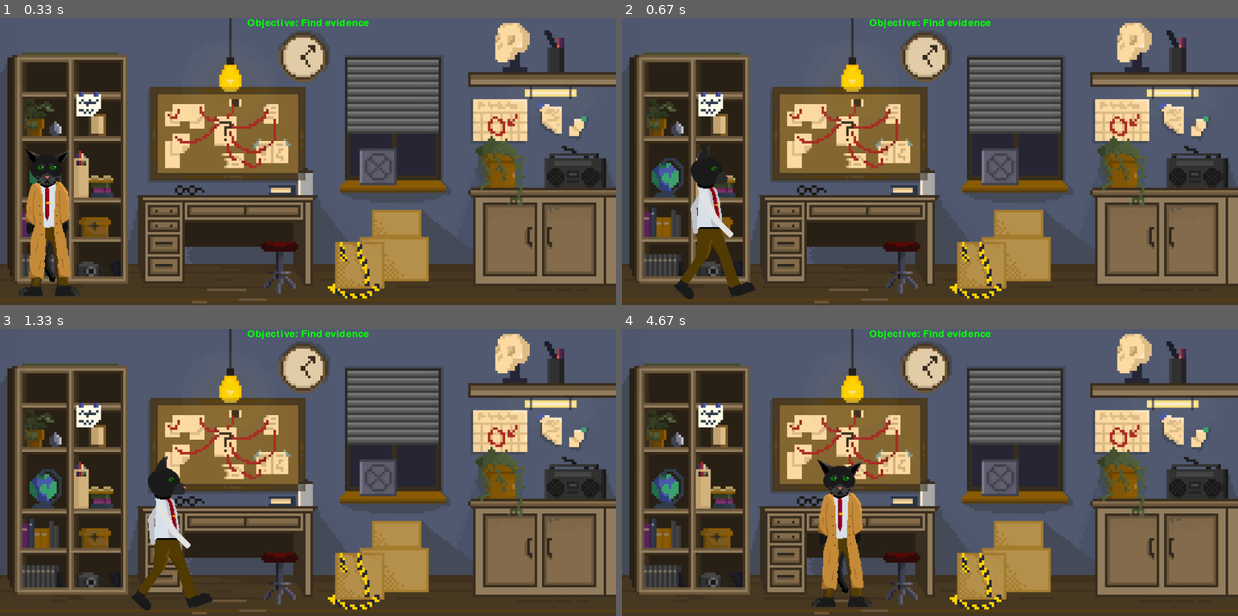
Above: before the commit, frames 1-4 (two rows, left to right).
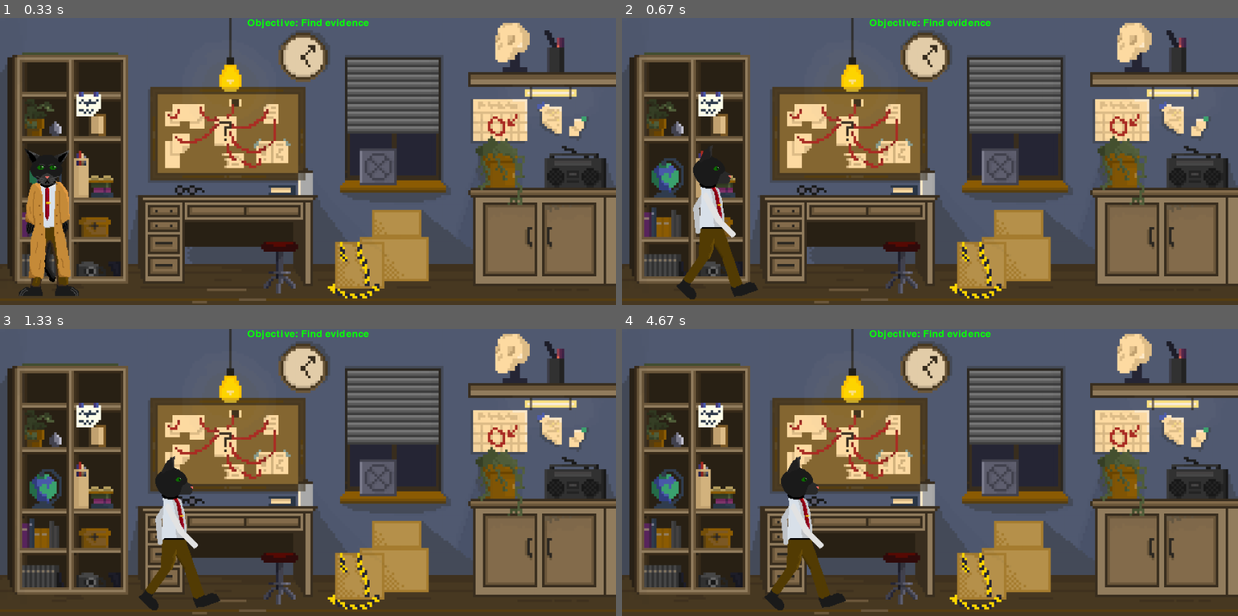
Above: after the commit, the same moments.

Repository: cbgpenguin/CSP-PYGAMES
Game: pygame game, started from python/main.py
Same seed, same stepped clock (60 frames per second), same inputs: the game is played once before the commit and once after it.
Inputs:
- Up to frame 1 (0.33 s): no input
- Up to frame 2 (0.67 s): hold E from 0.33 s (still down); hold Right from 0.33 s (still down)
- Up to frame 3 (1.33 s): release E at 0.8 s; release Right at 0.8 s; hold Right 0.83-1.3 s
- Up to frame 4 (4.67 s): hold D 1.33-1.8 s; hold Left 1.83-2.37 s; hold A 2.4-2.8 s; hold Right 2.83-3.47 s; hold A 3.5-3.97 s; hold Right 4-4.47 s; hold D from 4.5 s (still down)

Frame 1 is identical in both runs. In frame 2, 0.8% of the frame differs, in the area x 8-23%, y 44-99%; in frame 3, 2.1%; in frame 4, 4.8%, in the area x 23-41%, y 44-99%.

Commit message:
Restructure

Diff:
--- a/animatedSprite.py
+++ b/python/animatedSprite.py
@@ -48,7 +48,7 @@
             if self.area.contains(newPos):
                 self.rect = newPos
                 pygame.event.pump()
-            self.smallMoveDistance = self.moveDistance[0] % 1.1
+            self.smallMoveDistance = self.moveDistance[0] % 1.000001
             # print("Small move distance", self.smallMoveDistance)
             self.moveDistance[0] = 0
             # print("state:", self.state)
--- a/main.py
+++ b/python/main.py
@@ -1,5 +1,5 @@
 import pygame
-import animatedSprite
+import animatedSprite as animatedSprite
 from pointOfInterest import pointOfInterest
 
 playerSprite = None
@@ -37,7 +37,9 @@
     pointOfInterestImage = loadAndScaleImage("resources/backdrop1.png", imageScale)
 
     book = pointOfInterest(screen, 50, 50, pointOfInterestImage, "book")
+
     pointsOfInterest = [book]
+    menu = None
     # Event loop
     while True:
         counter += 1
@@ -48,19 +50,25 @@
             if event.type == pygame.QUIT:
                 return
             elif event.type == pygame.KEYDOWN:
-                if event.key == pygame.K_LEFT:
+                if event.key == pygame.K_a or event.key == pygame.K_LEFT:
                     # print("left pressed")
                     playerSprite.changeAnimation(playerWalkSpriteFrames)
                     playerSprite.newFrame()
                     playerSprite.image = pygame.transform.flip(playerSprite.image, True, False)
                     playerSprite.state = "moveLeft"
-                elif event.key == pygame.K_RIGHT:
+                elif event.key == pygame.K_d or event.key == pygame.K_RIGHT:
                     # print("right pressed")
                     playerSprite.changeAnimation(playerWalkSpriteFrames)
                     playerSprite.update()
                     playerSprite.state = "moveRight"
+                elif event.key == pygame.K_e:
+                    for point in pointsOfInterest:
+                        if point.isPlayerInRange:
+                            point.open()
+
+
             elif event.type == pygame.KEYUP:
-                if event.key == pygame.K_LEFT or event.key == pygame.K_RIGHT:
+                if event.key == pygame.K_a or event.key == pygame.K_d or pygame.K_LEFT or pygame.K_RIGHT:
                     playerSprite.defaultAnimation()
                     playerSprite.moveDistance = [0, 0]
                     playerSprite.state = "still"
@@ -69,10 +77,7 @@
             if abs(playerSprite.rect[0] - point.rect[0]) < point.visibleRange:
                 print("player is close to", point.name)
                 point.isPlayerInRange = True
-                if event.type == pygame.KEYDOWN:
-                    if event.key == pygame.K_e:
-                        # print("e pressed while near", point.name)
-                        point.open()
+
             else:
                 point.isPlayerInRange = False
             point.update()
--- a/pointOfInterest.py
+++ b/python/menu.py
@@ -1,17 +1,13 @@
 import pygame
 
-class pointOfInterest(pygame.sprite.Sprite):
+class menu(pygame.sprite.Sprite):
         def __init__(self, screen, x, y, image, name):
             super().__init__()
             self.rect = (x, y)
             self.screen = screen
             self.image = image
-            self.isPlayerInRange = False
-            self.visibleRange = 50 #pixels
             self.name = name
-
-        def update(self):
-              pass
+            self.isOpen = False
 
         def open(self):
-              pass
+              self.isOpen = True
--- /dev/null
+++ b/python/pointOfInterest.py
@@ -0,0 +1,18 @@
+import pygame
+
+class pointOfInterest(pygame.sprite.Sprite):
+        def __init__(self, screen, x, y, image, name):
+            super().__init__()
+            self.rect = (x, y)
+            self.screen = screen
+            self.image = image
+            self.isPlayerInRange = False
+            self.visibleRange = 50 #pixels
+            self.name = name
+
+        def update(self):
+              pass
+
+        def open(self):
+              print("opening")
+              self.screen
